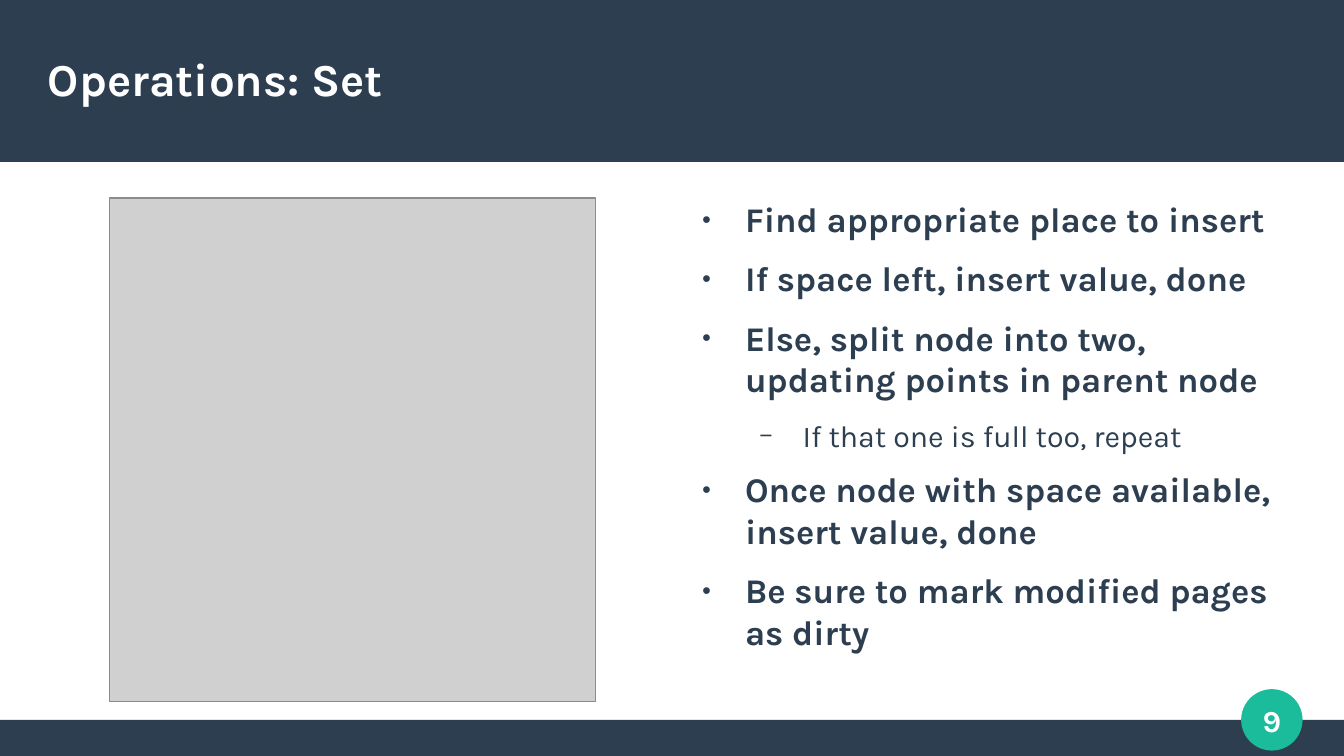
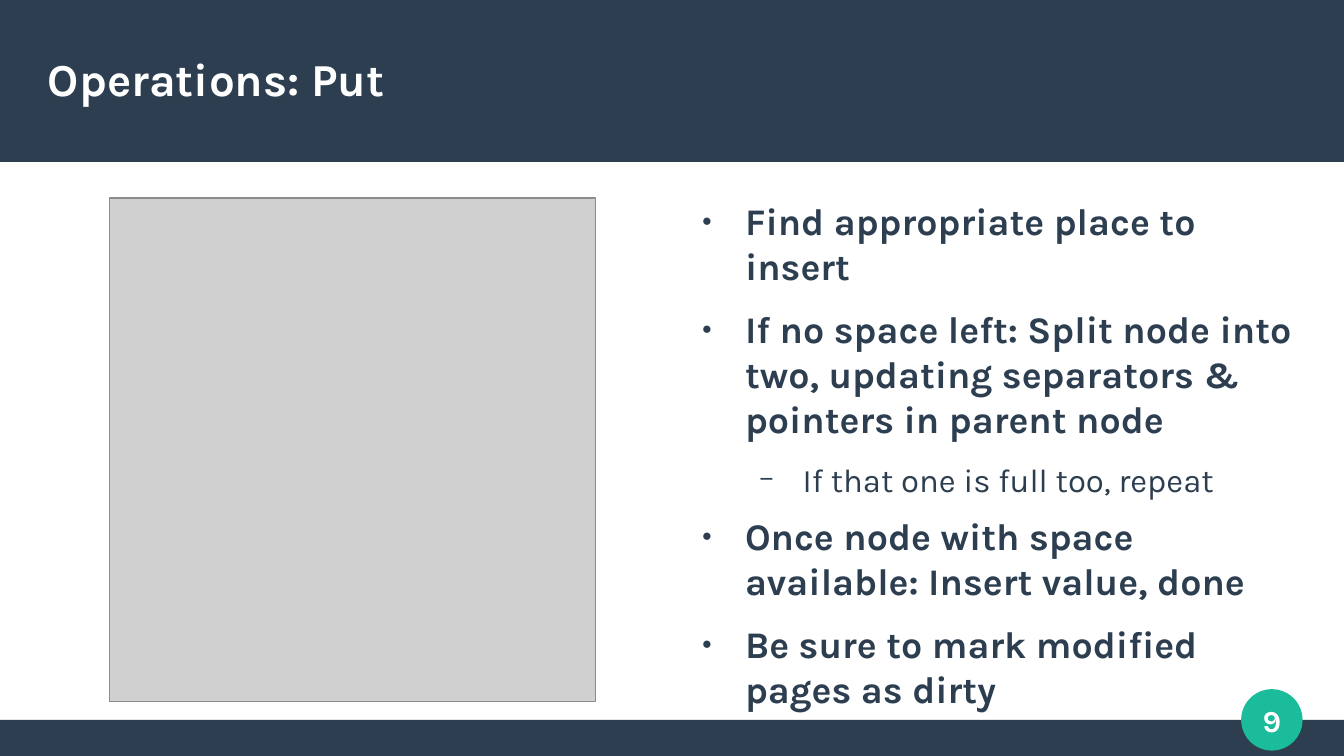
Before and after one commit to tobiasfamos/KVStore, a slide deck: slide 9 of presentation/presentation.odp. Drawn at 1344x756 pixels with LibreOffice and Linux fonts; fonts in the diff are those of the drawing; grey boxes stand for pictures. Boxes give left, top, right and bottom in pixels: in the first picture for what was removed or moved away, otherwise in the second. Text is boxed around its words. In the diff, an @@ line names an element or a change of style, - is before the commit and + after.

```diff
--- a/presentation/presentation.odp
+++ b/presentation/presentation.odp
@@ title at [48,63,384,107]: text changed @@
-Operations: Set
+Operations: Put
@@ text at [745,208,1214,713]: size 20.4 to 22.2 pt in "Find appropriate place to insert", "Be sure to mark modified pages as ..."; size 17.9 to 19.4 pt in "If that one is full too, repeat" @@
@@ text at [745,316,1292,442]: text changed; size 20.4 to 22.2 pt @@
-● If space left, insert value, done
-● Else, split node into two, updating points in parent node
+● If no space left: Split node into two, updating separators & pointers in parent node
@@ text at [745,523,1245,600]: text changed; size 20.4 to 22.2 pt @@
-● Once node with space available, insert value, done
+● Once node with space available: Insert value, done
```
Also in this commit, not shown: 4 other slides changed.
